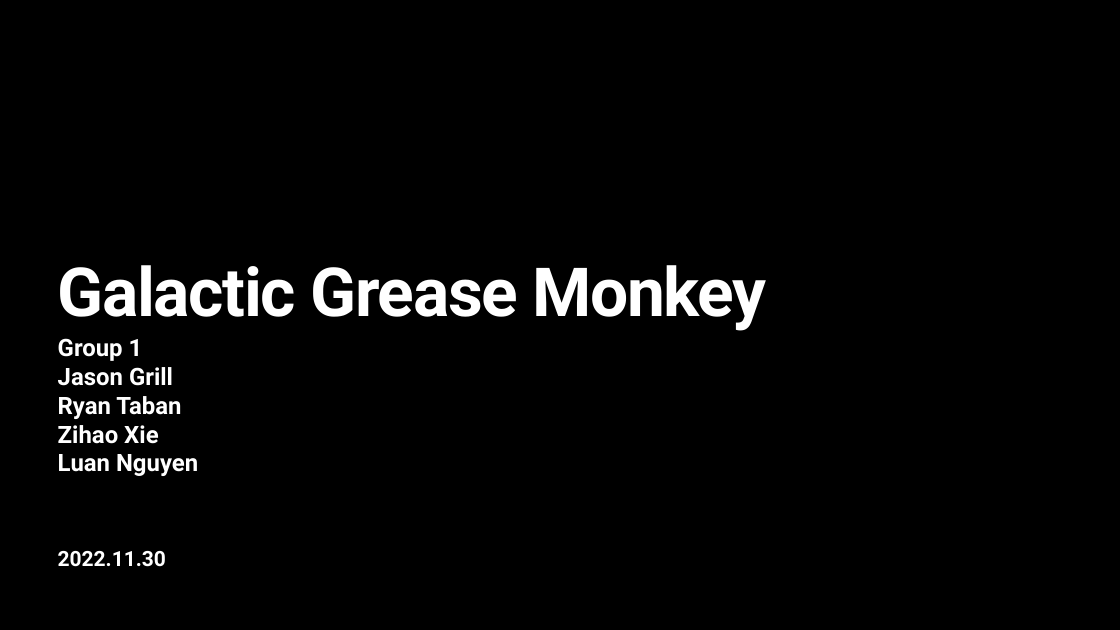
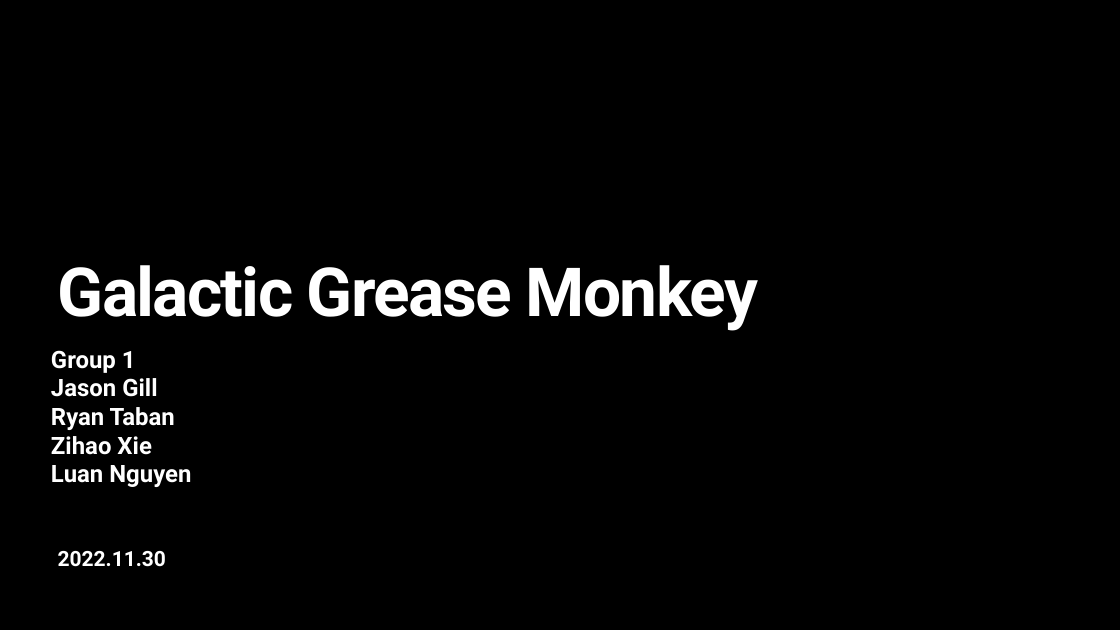
Before and after one commit to xzh1106/CMPT276, a slide deck: slide 1 of Documents/presentation.pptx. Drawn at 1120x630 pixels with LibreOffice and Linux fonts; fonts in the diff are those of the drawing. Boxes give left, top, right and bottom in pixels: in the first picture for what was removed or moved away, otherwise in the second. Text is boxed around its words. In the diff, an @@ line names an element or a change of style, - is before the commit and + after.

```diff
--- a/Documents/presentation.pptx
+++ b/Documents/presentation.pptx
@@ title "Galactic Grease Monkey" at [58,265,758,331]: letter spacing -2.3 to -3 pt @@
@@ text "Group 1": place and size @@
-text "Group 1" at [58,338,198,476]
+text "Group 1" at [51,350,191,487]
@@ text at [51,378,157,397]: text changed @@
-Jason Grill
+Jason Gill
```
Also in this commit, not shown: 9 other slides changed, 2 slides added, 2 slides removed.
